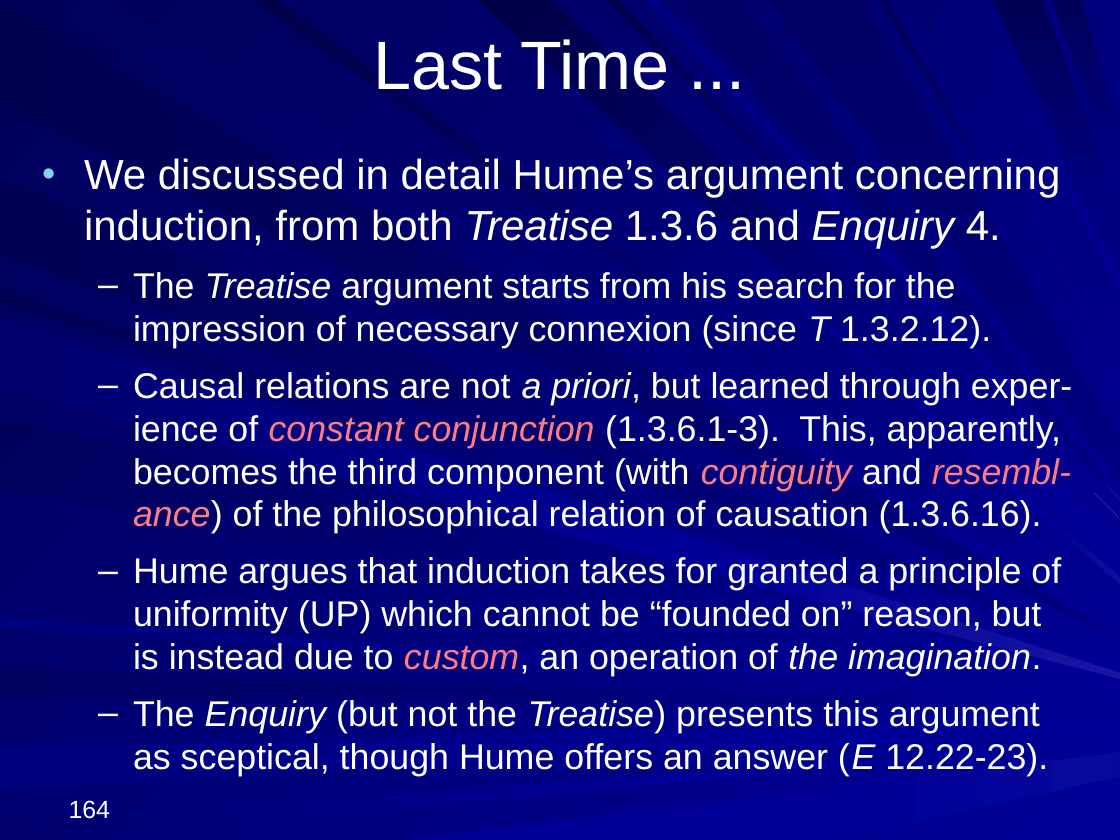
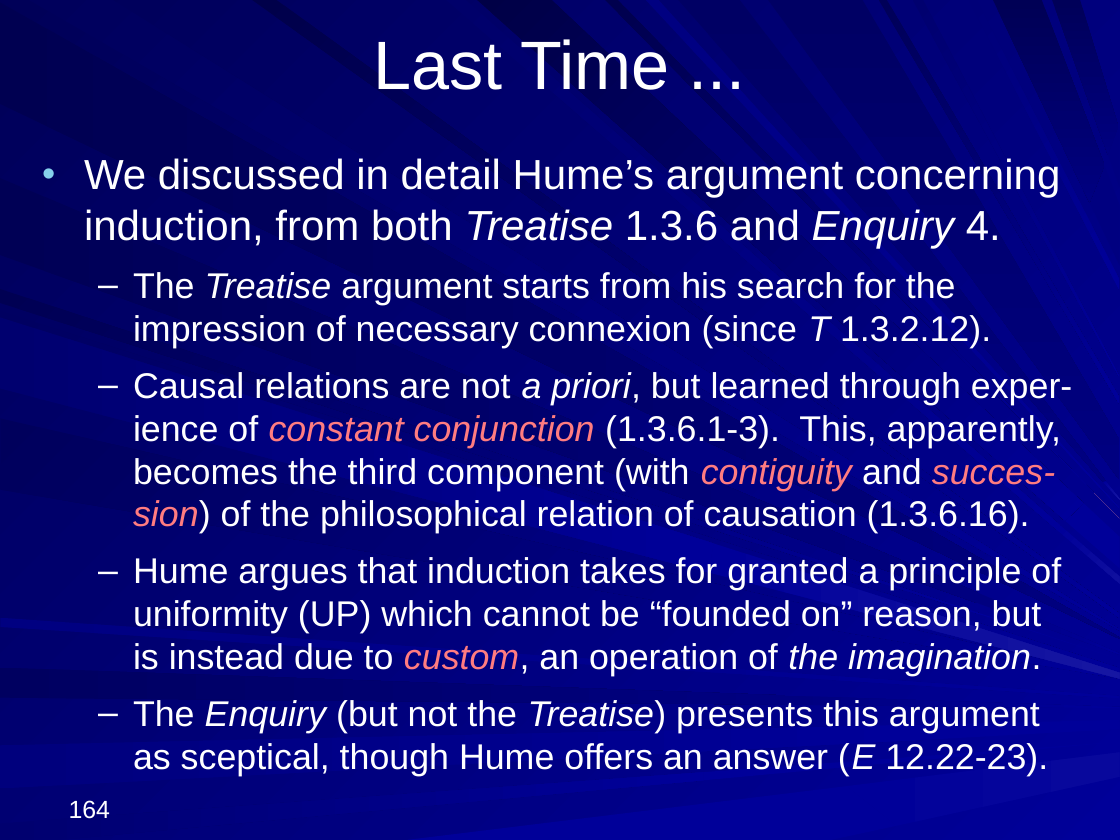
Before and after one commit to englishphilosophy/hume-texts-online, a slide deck: slide 164 of teaching/lectures/2024_Hume_MT_current.pptx. Drawn at 1120x840 pixels with LibreOffice and Linux fonts; fonts in the diff are those of the drawing. Boxes give left, top, right and bottom in pixels: in the first picture for what was removed or moved away, otherwise in the second. Text is boxed around its words. In the diff, an @@ line names an element or a change of style, - is before the commit and + after.

Commit message:
Correction resemblance to succession

```diff
--- a/teaching/lectures/2024_Hume_MT_current.pptx
+++ b/teaching/lectures/2024_Hume_MT_current.pptx
@@ text at (133,372,1072,534): text changed @@
-  – Causal relations are not a priori, but learned through exper-ience of constant conjunction (1.3.6.1-3). This, apparently, becomes the third component (with contiguity and resembl-ance) of the philosophical relation of causation (1.3.6.16).
+  – Causal relations are not a priori, but learned through exper-ience of constant conjunction (1.3.6.1-3). This, apparently, becomes the third component (with contiguity and succes-sion) of the philosophical relation of causation (1.3.6.16).
```
Also in this commit, not shown: 1 other file.
